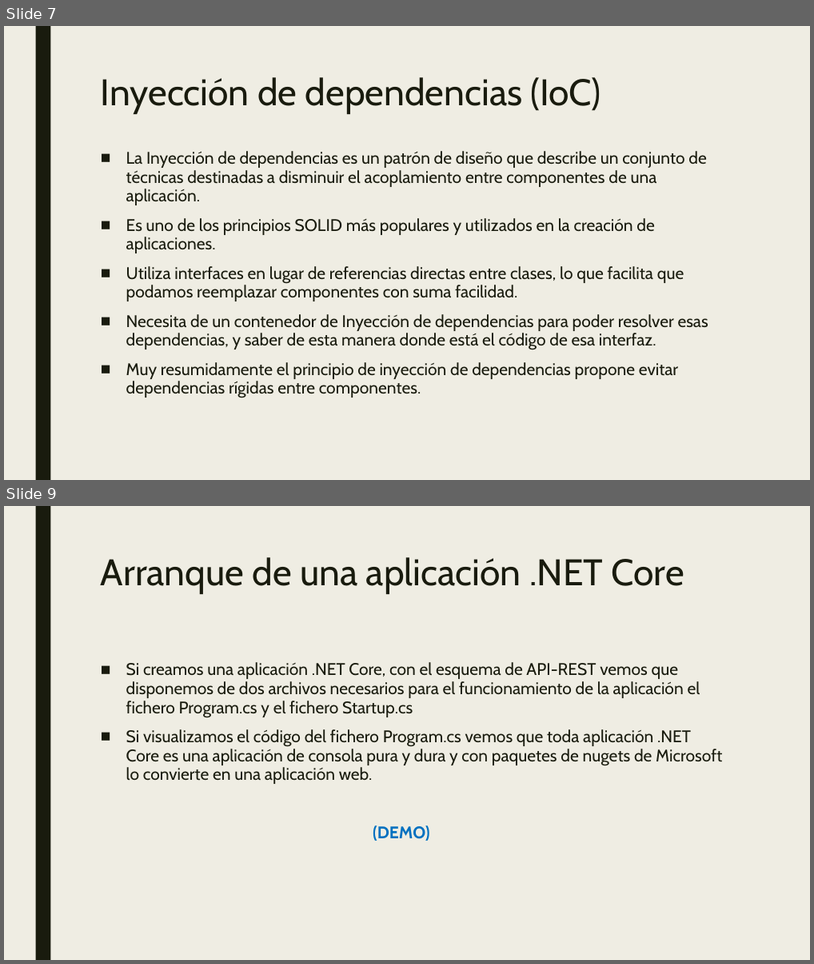
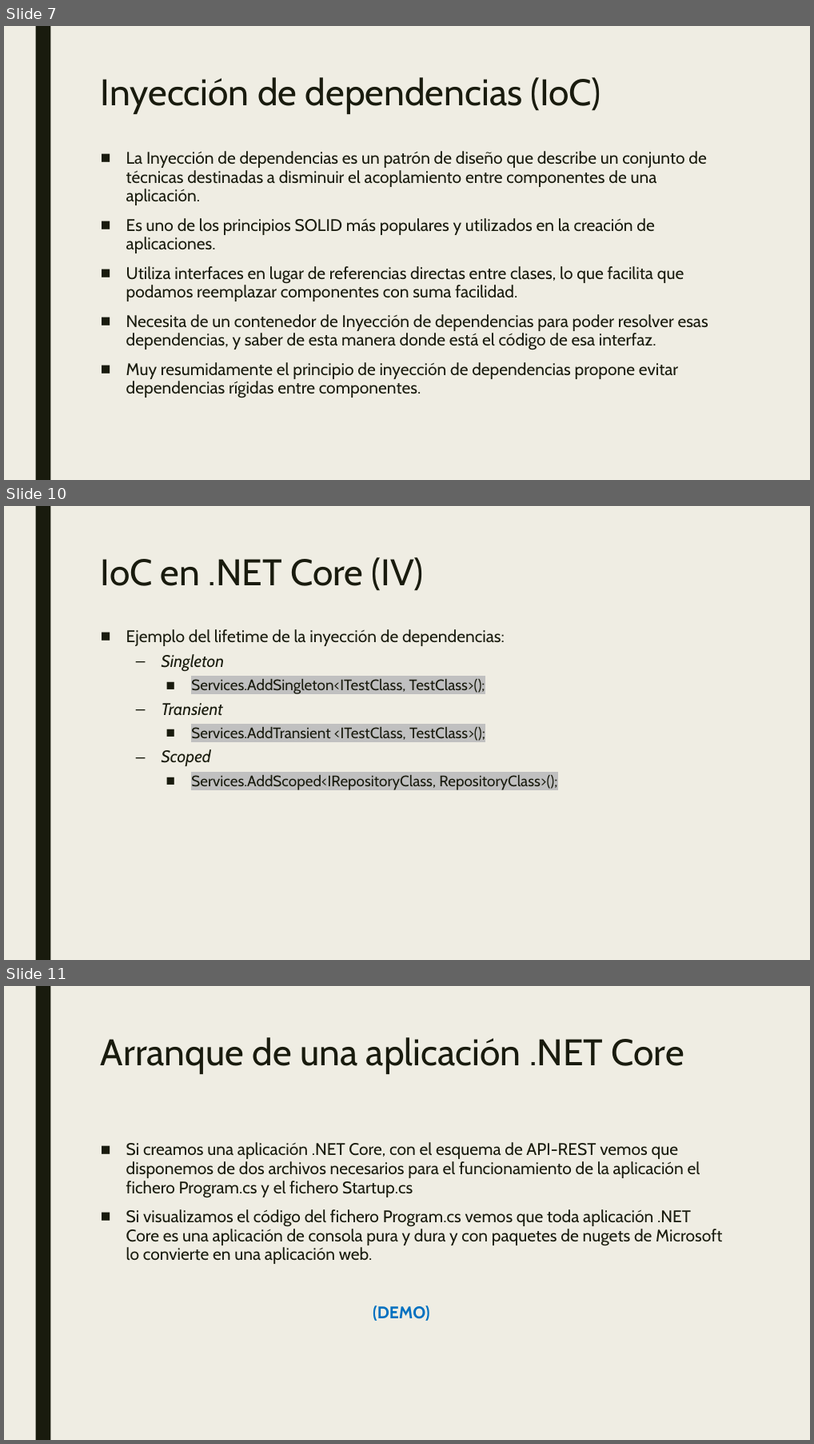
Before and after one commit to dadjh85/Demo1-Curso-.NetCore3.1, a slide deck: doc/Demo1- Curso .NET Core.pptx. Shown one above the other, each under a label of ours: slides 7 and 9 before the commit, slides 7, 10 and 11 after it; the slides between them are not shown. The pictures are 814x964 and 814x1444 pixels, drawn with LibreOffice and Linux fonts; fonts in the diff are those of the drawing. Boxes give left, top, right and bottom in pixels: in the first picture for what was removed or moved away, otherwise in the second. Text is boxed around its words. In the diff, an @@ line names an element or a change of style, - is before the commit and + after.

Commit message:
* Added lifetime of IoC .NET Core

```diff
--- a/doc/Demo1- Curso .NET Core.pptx
+++ b/doc/Demo1- Curso .NET Core.pptx
@@ slide 10 added at <box>4,506,810,960</box>, background #EFEDE3; not listed: 1 template element that a slide beside it also shows @@
@@ title added at <box>101,557,424,591</box>, 44 pt, text #191B0E @@
+IoC en .NET Core (IV)
@@ text added at <box>126,629,558,790</box>, 18 pt, text #191B0E @@
+■ Ejemplo del lifetime de la inyección de dependencias:
+  – Singleton
+    ■ Services.AddSingleton<ITestClass, TestClass>();
+  – Transient
+    ■ Services.AddTransient <ITestClass, TestClass>();
+  – Scoped
+    ■ Services.AddScoped<IRepositoryClass, RepositoryClass>();
@@ what was slide 9 is now slide 11 @@
```
Also in this commit, not shown: 3 slides changed, 1 other slide added, 7 other files.
